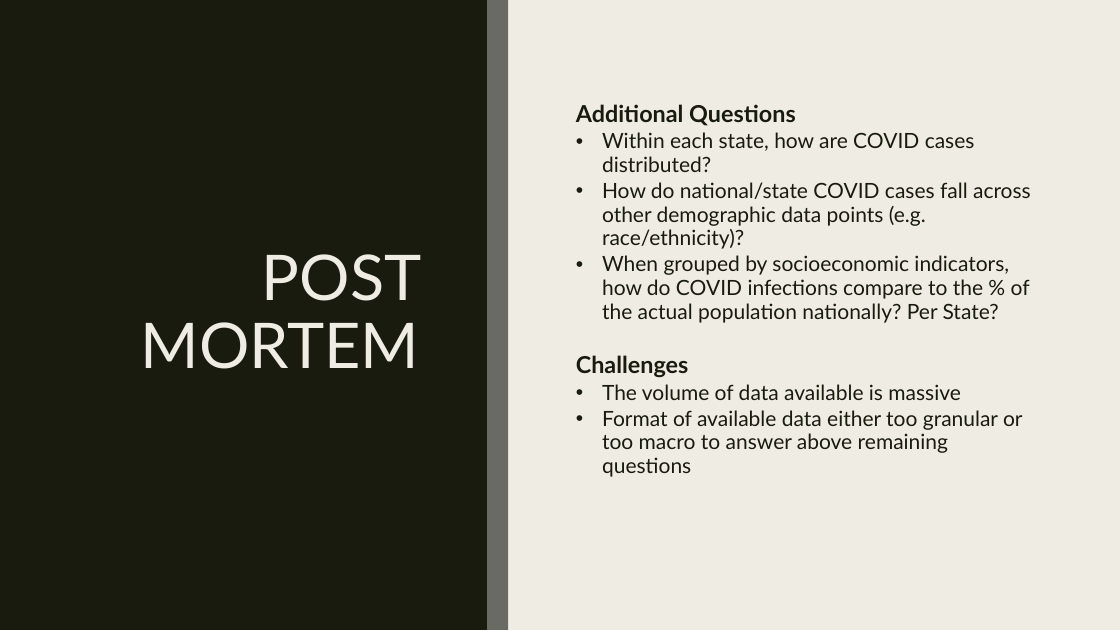
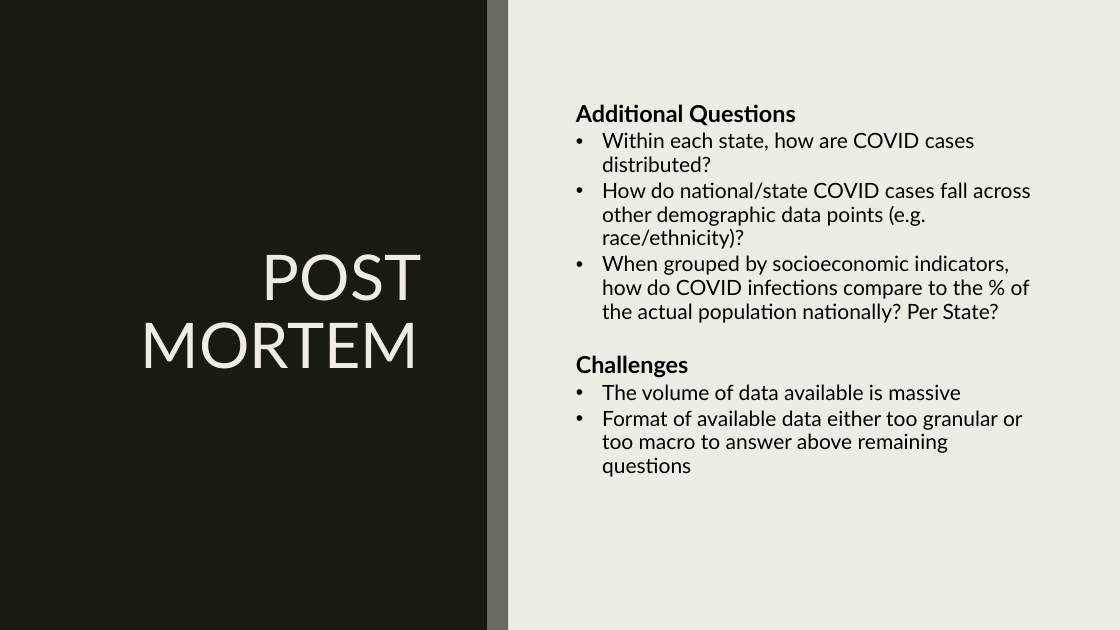
Before and after one commit to lcarbo/US_COVID_Project, a slide deck: slide 17 of COVID_Presentation.pptx (slide 16 before the commit). Drawn at 1120x630 pixels with LibreOffice and Linux fonts; fonts in the diff are those of the drawing. Boxes give left, top, right and bottom in pixels: in the first picture for what was removed or moved away, otherwise in the second. Text is boxed around its words. In the diff, an @@ line names an element or a change of style, - is before the commit and + after.

```diff
--- a/COVID_Presentation.pptx
+++ b/COVID_Presentation.pptx
@@ text "Additional Questions" at (x1=576, y1=104, x2=1031, y2=477): text colour #191B0E to #000000 @@
```
Also in this commit, not shown: 7 other slides changed, 1 slide added.
